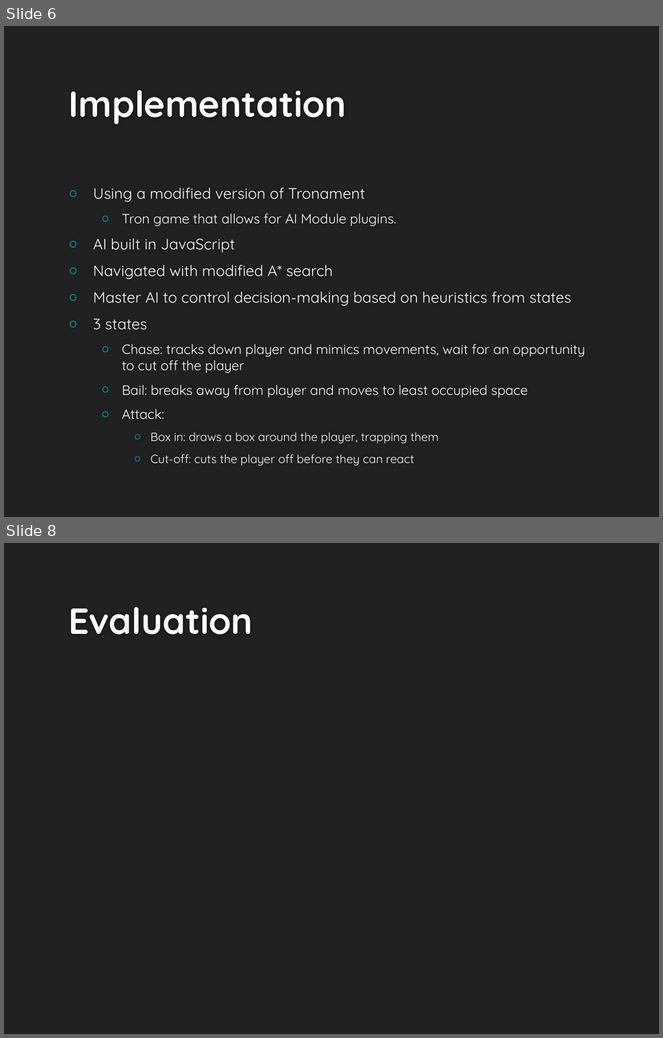
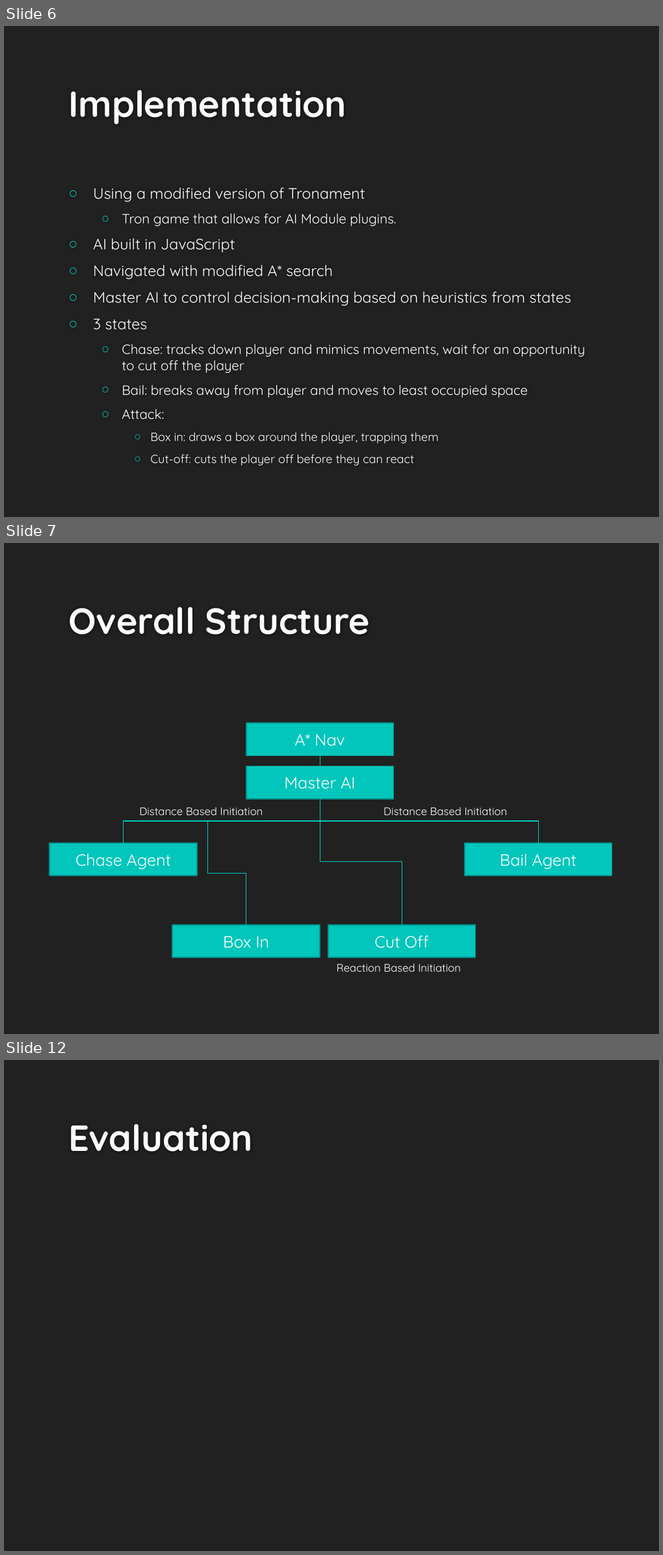
Before and after one commit to UWWAIProject/TronAI, a slide deck: Hammerhead Tron AI.pptx. Shown one above the other, each under a label of ours: slides 6 and 8 before the commit, slides 6, 7 and 12 after it; the slides between them are not shown. The pictures are 663x1038 and 663x1555 pixels, drawn with LibreOffice and Linux fonts; fonts in the diff are those of the drawing; background and template pictures are left out. Boxes give left, top, right and bottom in pixels: in the first picture for what was removed or moved away, otherwise in the second. Text is boxed around its words. In the diff, an @@ line names an element or a change of style, - is before the commit and + after.

```diff
--- a/Hammerhead Tron AI.pptx
+++ b/Hammerhead Tron AI.pptx
@@ slide 7 added at (x1=4, y1=543, x2=659, y2=1034), background #212121 @@
@@ title added at (x1=68, y1=607, x2=370, y2=635), 40 pt, text #FEFEFE, bold @@
+Overall Structure
@@ rectangle added at (x1=246, y1=723, x2=394, y2=756), fill #00C6BB, outline #00928A 1.25 pt, 18 pt, text #FFFFFF @@
+A* Nav
@@ line added from (320, 767) to (320, 756), #00C6BB 0.75 pt @@
@@ rectangle added at (x1=246, y1=767, x2=394, y2=799), fill #00C6BB, outline #00928A 1.25 pt, 18 pt, text #FFFFFF @@
+Master AI
@@ elbow line added from (320, 799) to (123, 843), #00C6BB 0.75 pt @@
@@ text added at (x1=139, y1=808, x2=263, y2=815), 12 pt, text #FFFFFF @@
+Distance Based Initiation
@@ elbow line added from (320, 799) to (539, 843), #00C6BB 0.75 pt @@
@@ elbow line added from (320, 799) to (402, 925), #00C6BB 0.75 pt @@
@@ text added at (x1=384, y1=808, x2=508, y2=815), 12 pt, text #FFFFFF @@
+Distance Based Initiation
@@ elbow line added from (207, 821) to (246, 925), #00C6BB 0.75 pt @@
@@ rectangle added at (x1=50, y1=843, x2=197, y2=876), fill #00C6BB, outline #00928A 1.25 pt, 18 pt, text #FFFFFF @@
+Chase Agent
@@ rectangle added at (x1=465, y1=843, x2=612, y2=876), fill #00C6BB, outline #00928A 1.25 pt, 18 pt, text #FFFFFF @@
+Bail Agent
@@ rectangle added at (x1=172, y1=925, x2=320, y2=958), fill #00C6BB, outline #00928A 1.25 pt, 18 pt, text #FFFFFF @@
+Box In
@@ rectangle added at (x1=328, y1=925, x2=476, y2=958), fill #00C6BB, outline #00928A 1.25 pt, 18 pt, text #FFFFFF @@
+Cut Off
@@ text added at (x1=337, y1=964, x2=461, y2=972), 12 pt, text #FFFFFF @@
+Reaction Based Initiation
@@ what was slide 8 is now slide 12 @@
```
Also in this commit, not shown: 4 other slides added, 1 slide removed.
